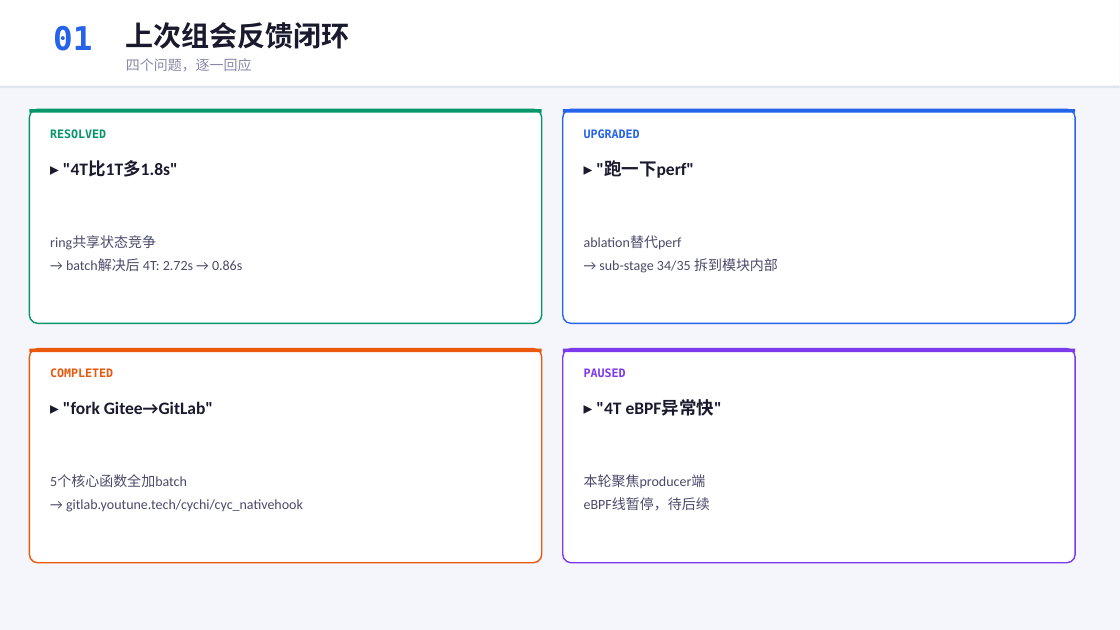
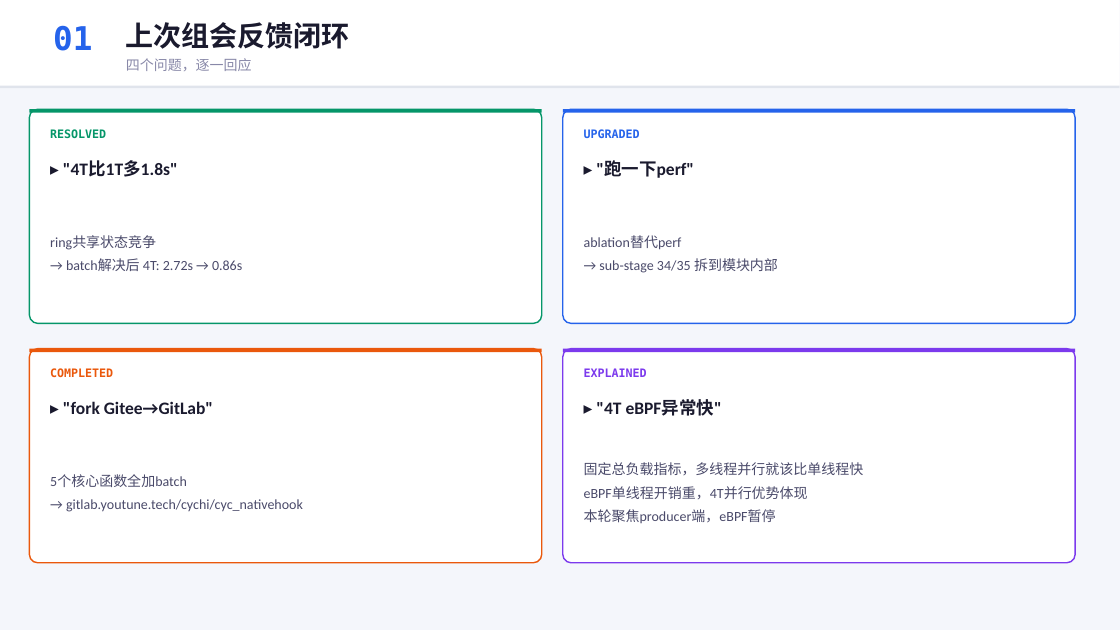
Before and after one commit to YiChiChen1106/Nativehook_linux_planb, a slide deck: slide 2 of presentation/native_hook_progress_2026-06-05.pptx. Drawn at 1120x630 pixels with LibreOffice and Linux fonts; fonts in the diff are those of the drawing. Boxes give left, top, right and bottom in pixels: in the first picture for what was removed or moved away, otherwise in the second. Text is boxed around its words. In the diff, an @@ line names an element or a change of style, - is before the commit and + after.

Commit message:
Update eBPF card in slide 2 to match script

```diff
--- a/presentation/native_hook_progress_2026-06-05.pptx
+++ b/presentation/native_hook_progress_2026-06-05.pptx
@@ text at bbox=[584, 368, 647, 377]: text changed @@
-PAUSED
+EXPLAINED
@@ text at bbox=[584, 462, 864, 523]: text changed @@
-本轮聚焦producer端
-eBPF线暂停，待后续
+固定总负载指标，多线程并行就该比单线程快
+eBPF单线程开销重，4T并行优势体现
+本轮聚焦producer端，eBPF暂停
```
Also in this commit, not shown: 1 other slide changed, 1 other file.
